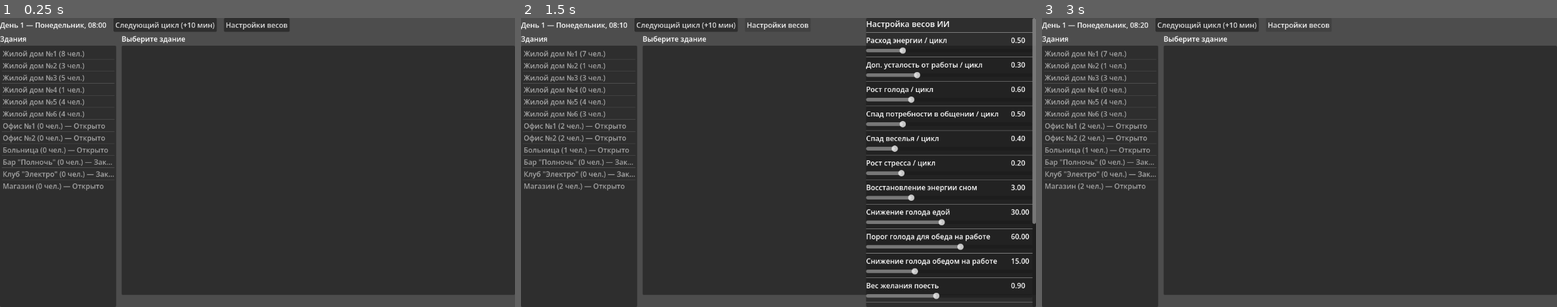
Above: before the commit, frames 1-3 (left to right).
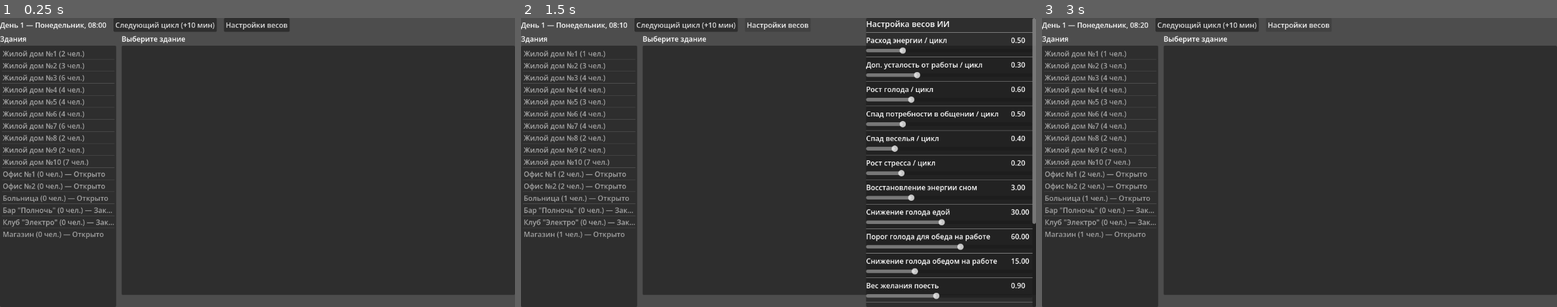
Above: after the commit, the same moments.

Repository: mafletich/city_simulator
Game: Godot game, scene res://scenes/main.tscn
Same seed, same stepped clock (60 frames per second), same inputs: the game is played once before the commit and once after it.
Inputs:
- Up to frame 1 (0.25 s): no input
- Up to frame 2 (1.5 s): click "Следующий цикл (+10 мин)" at 0.5 s; click "Настройки весов" at 1.25 s
- Up to frame 3 (3 s): click "Следующий цикл (+10 мин)" at 2 s; click "Настройки весов" at 2.75 s

The runs differ from the first frame. In frame 1, 2.0% of the frame differs, in the area x 0-23%, y 11-77%; in frame 2, 2.0%; in frame 3, 2.0%.

Commit message:
Fix venues going unstaffed on weekends: give buildings a day-of-week pattern
Root cause: buildings had operating hours but no day-of-week concept,
while every FIVE_TWO worker had the exact same days off (Sat/Sun). Any
7-day venue (bar/club/shop/hospital) staffed with FIVE_TWO workers went
completely empty every weekend, because "5/2" meant the same two days
off for everyone, not a staggered roster.

Fix:
- BuildingData gets is_weekday_only + workdays_label, and is_open() now
  takes an optional day argument.
- BuildingSchedules.generate_vacancies now bakes the schedule directly
  into each vacancy instead of leaving it to a random 70/30 roll later:
  - Weekday-only buildings (offices) get a single FIVE_TWO vacancy per
    position — safe, since the building itself is closed exactly when
    that worker is off.
  - 7-day buildings (bar/club/shop/hospital) get a PAIRED vacancy per
    position: two TWO_TWO workers whose schedule_offset differs by
    exactly 2. On a 4-day (2-on/2-off) cycle that offset guarantees one
    of the pair is always working, every single day, by construction.
- World.generate_city assigns each character the vacancy's predetermined
  schedule_type/offset instead of rolling one independently.
- Doubling headcount for 7-day venues meant the old population (25) ran
  out of workers, so CHARACTER_COUNT is now 40 (with 10 residential
  buildings instead of 6) to comfortably cover it.
- main.gd and DecisionSystem's venue-picking now pass the current
  weekday into is_open() wherever they used to check hours alone.

Verified with 5 independent 14-in-game-day headless runs (2016 ticks
each, checked every tick): zero cases of an open venue with no worker
present, and zero cases of a visitor inside a venue during closed hours,
across every random city layout generated.

Co-Authored-By: Claude Sonnet 5 <noreply@anthropic.com>
Claude-Session: https://claude.ai/code/session_017ivW3UVBMF6fQkFeRuAjkr

Diff:
--- a/scripts/data/building_data.gd
+++ b/scripts/data/building_data.gd
@@ -14,6 +14,16 @@
 @export var close_hour: int = 0
 @export var schedule_label: String = ""
 
+## Дни недели работы. Если true — закрыто по субботам/воскресеньям (и штат
+## состоит только из 5/2-сотрудников, у которых как раз эти дни выходные —
+## так что "закрыт по выходным" и "у всех работников выходной" совпадают
+## по построению, а не случайно). Если false — открыто все 7 дней; тогда
+## штат каждой позиции — пара 2/2-сотрудников со смещением графика ровно
+## на 2 дня, что математически гарантирует: каждый день недели кто-то из
+## пары работает (см. BuildingSchedules.generate_vacancies).
+@export var is_weekday_only: bool = false
+@export var workdays_label: String = "Ежедневно"
+
 func get_room(room_id: int) -> RoomData:
 	for r in rooms:
 		if r.id == room_id:
@@ -26,9 +36,12 @@
 		ids.append_array(r.occupant_ids)
 	return ids
 
-func is_open(hour: int) -> bool:
+## day — 0..6 (Пн..Вс), как World.current_day. Без него дни недели не учитываются.
+func is_open(hour: int, day: int = -1) -> bool:
 	if staff_count <= 0:
 		return true # жилые дома и т.п. — не заведения, "открыты" всегда
+	if is_weekday_only and day != -1 and day >= 5:
+		return false
 	if open_hour == close_hour:
 		return true
 	if open_hour < close_hour:
--- a/scripts/systems/building_schedules.gd
+++ b/scripts/systems/building_schedules.gd
@@ -6,9 +6,11 @@
 ## open == close значит "круглосуточно". close < open — диапазон через полночь
 ## (например 20:00–04:00), это не баг, а нормальный формат ночных заведений.
 
-## Сколько часов максимум длится одна смена и сколько человек нужно на смену
-## для этого типа здания — определяет, сколько вакансий сгенерируется, чтобы
-## суммарно покрыть все часы работы без "дыр".
+## Сколько часов максимум длится одна смена и сколько человек одновременно
+## нужно на смену для этого типа здания — определяет, сколько вакансий
+## сгенерируется, чтобы суммарно покрыть все часы работы без "дыр". Для
+## заведений, работающих все 7 дней, каждая позиция потом ещё удваивается
+## парой 2/2-сотрудников (см. generate_vacancies) — это уже не отсюда.
 static func get_shift_params(type: Enums.BuildingType) -> Dictionary:
 	match type:
 		Enums.BuildingType.OFFICE:
@@ -16,12 +18,19 @@
 		Enums.BuildingType.HOSPITAL:
 			return {"max_shift_length": 8, "workers_per_shift": 1}
 		Enums.BuildingType.BAR:
-			return {"max_shift_length": 6, "workers_per_shift": 1}
+			return {"max_shift_length": 8, "workers_per_shift": 1}
 		Enums.BuildingType.CLUB:
-			return {"max_shift_length": 6, "workers_per_shift": 1}
+			return {"max_shift_length": 8, "workers_per_shift": 1}
 		Enums.BuildingType.SHOP:
-			return {"max_shift_length": 7, "workers_per_shift": 2}
+			return {"max_shift_length": 8, "workers_per_shift": 1}
 	return {"max_shift_length": 8, "workers_per_shift": 1}
+
+## Какие дни недели работает заведение этого типа. Офисы — только будни (и
+## поэтому их вакансии обходятся одним 5/2-сотрудником: у него и так выходные
+## именно в эти дни). Всё остальное — каждый день, поэтому у них штат следует
+## устраивать парами (см. generate_vacancies), иначе по выходным будет пусто.
+static func is_weekday_only(type: Enums.BuildingType) -> bool:
+	return type == Enums.BuildingType.OFFICE
 
 ## Возвращает случайно выбираемый пул пресетов для типа здания.
 static func get_presets(type: Enums.BuildingType) -> Array[Dictionary]:
@@ -68,8 +77,20 @@
 	return 24 - open_h + close_h
 
 ## Режет часы работы здания на смены, полностью покрывающие весь период без
-## пропусков, и возвращает список вакансий {"building", "start", "end"} —
-## по одной записи на каждое рабочее место в каждой смене.
+## пропусков, и возвращает список вакансий
+## {"building", "start", "end", "schedule_type", "schedule_offset"} — одна
+## запись на каждое рабочее место (уже с готовым графиком сотрудника, а не
+## только часами — это важно для того, кто именно должен выйти в выходные).
+##
+## Будни-заведение (офис): одна вакансия на позицию, график 5/2 — у такого
+## сотрудника выходные ровно Сб/Вс, когда здание и так закрыто, так что
+## "закрыто по выходным" и "у всех работников выходной" совпадают всегда.
+##
+## Ежедневное заведение: ДВЕ вакансии на позицию, обе 2/2, со смещением
+## графика ровно на 2 дня друг от друга. Это не рандомная эвристика: при
+## периоде цикла 4 дня (2 рабочих/2 выходных) смещение на 2 гарантированно
+## зеркалит рабочие и выходные дни — когда один из пары отдыхает, у второго
+## как раз рабочий день, и наоборот, для абсолютно любого дня.
 static func generate_vacancies(building: BuildingData) -> Array[Dictionary]:
 	var params := get_shift_params(building.building_type)
 	var max_shift_length: int = params["max_shift_length"]
@@ -86,6 +107,20 @@
 		var length: int = base_length + (1 if i < remainder else 0)
 		var shift_end: int = (cursor + length) % 24
 		for w in range(workers_per_shift):
-			vacancies.append({"building": building, "start": cursor, "end": shift_end})
+			if building.is_weekday_only:
+				vacancies.append({
+					"building": building, "start": cursor, "end": shift_end,
+					"schedule_type": Enums.ScheduleType.FIVE_TWO, "schedule_offset": 0,
+				})
+			else:
+				var base_offset := randi() % 4
+				vacancies.append({
+					"building": building, "start": cursor, "end": shift_end,
+					"schedule_type": Enums.ScheduleType.TWO_TWO, "schedule_offset": base_offset,
+				})
+				vacancies.append({
+					"building": building, "start": cursor, "end": shift_end,
+					"schedule_type": Enums.ScheduleType.TWO_TWO, "schedule_offset": (base_offset + 2) % 4,
+				})
 		cursor = shift_end
 	return vacancies
--- a/scripts/systems/decision_system.gd
+++ b/scripts/systems/decision_system.gd
@@ -86,7 +86,7 @@
 	var shop: BuildingData = world.get_building_by_type(Enums.BuildingType.SHOP)
 	var building_id := c.home_building_id
 	var room_id := c.home_room_id
-	if shop != null and shop.is_open(hour):
+	if shop != null and shop.is_open(hour, world.current_day):
 		building_id = shop.id
 		room_id = shop.rooms[0].id if shop.rooms.size() > 0 else 0
 
@@ -130,9 +130,10 @@
 	var options: Array[BuildingData] = []
 	var bar: BuildingData = world.get_building_by_type(Enums.BuildingType.BAR)
 	var club: BuildingData = world.get_building_by_type(Enums.BuildingType.CLUB)
-	if bar != null and bar.is_open(hour):
+	var day: int = world.current_day
+	if bar != null and bar.is_open(hour, day):
 		options.append(bar)
-	if club != null and club.is_open(hour):
+	if club != null and club.is_open(hour, day):
 		options.append(club)
 	if options.is_empty():
 		return null
--- a/scripts/systems/world_state.gd
+++ b/scripts/systems/world_state.gd
@@ -4,7 +4,12 @@
 ## Хранит всех персонажей, все здания и игровое время; продвигает циклы.
 
 const MINUTES_PER_TICK: int = 10
-const CHARACTER_COUNT: int = 25
+## Ежедневные (не будни-only) заведения теперь всегда укомплектованы ПАРАМИ
+## 2/2-сотрудников на позицию (см. BuildingSchedules), чтобы гарантированно
+## не оставаться без персонала по выходным — это примерно удваивает спрос
+## на рабочую силу у баров/клубов/магазина/больницы, так что жителей города
+## тоже пришлось увеличить, иначе вакансии просто некому было бы закрыть.
+const CHARACTER_COUNT: int = 40
 
 const DAY_NAMES: Array[String] = [
 	"Понедельник", "Вторник", "Среда", "Четверг",
@@ -52,7 +57,7 @@
 	var next_id := 0
 
 	var residential: Array[BuildingData] = []
-	for i in range(6):
+	for i in range(10):
 		var b := _create_building(next_id, "Жилой дом №%d" % (i + 1), Enums.BuildingType.RESIDENTIAL, 4)
 		next_id += 1
 		buildings.append(b)
@@ -72,6 +77,8 @@
 		wp.open_hour = preset["open"]
 		wp.close_hour = preset["close"]
 		wp.schedule_label = preset["label"]
+		wp.is_weekday_only = BuildingSchedules.is_weekday_only(wp.building_type)
+		wp.workdays_label = "Пн–Пт" if wp.is_weekday_only else "Ежедневно"
 
 		var vacancies := BuildingSchedules.generate_vacancies(wp)
 		wp.staff_count = vacancies.size()
@@ -143,9 +150,10 @@
 		# вакансии здания вместе покрывают весь его рабочий день без дыр.
 		c.work_start_hour = vacancy["start"]
 		c.work_end_hour = vacancy["end"]
-
-		c.schedule_type = Enums.ScheduleType.FIVE_TWO if randf() < 0.7 else Enums.ScheduleType.TWO_TWO
-		c.schedule_offset = randi() % 4
+		# График идёт прямо из вакансии, не рандомом — для ежедневных заведений
+		# это гарантированно "спаренный" 2/2, покрывающий все 7 дней без дыр.
+		c.schedule_type = vacancy["schedule_type"]
+		c.schedule_offset = vacancy["schedule_offset"]
 
 	_assign_sleep_hours(c)
 
--- a/scripts/ui/main.gd
+++ b/scripts/ui/main.gd
@@ -46,7 +46,7 @@
 		var occupant_count := b.get_occupants().size()
 		var status := ""
 		if b.staff_count > 0:
-			status = " — Открыто" if b.is_open(World.current_hour) else " — Закрыто"
+			status = " — Открыто" if b.is_open(World.current_hour, World.current_day) else " — Закрыто"
 		buildings_list.add_item("%s (%d чел.)%s" % [b.building_name, occupant_count, status])
 		if b.id == previous_selection:
 			buildings_list.select(i)
@@ -61,8 +61,8 @@
 func _building_header_text(b: BuildingData) -> String:
 	if b.staff_count <= 0:
 		return b.building_name
-	var status := "Открыто" if b.is_open(World.current_hour) else "Закрыто"
-	return "%s\n%s — %s (сотрудников: %d)" % [b.building_name, b.schedule_label, status, b.staff_count]
+	var status := "Открыто" if b.is_open(World.current_hour, World.current_day) else "Закрыто"
+	return "%s\n%s, %s — %s (сотрудников: %d)" % [b.building_name, b.workdays_label, b.schedule_label, status, b.staff_count]
 
 func _refresh_characters_list() -> void:
 	characters_list.clear()
